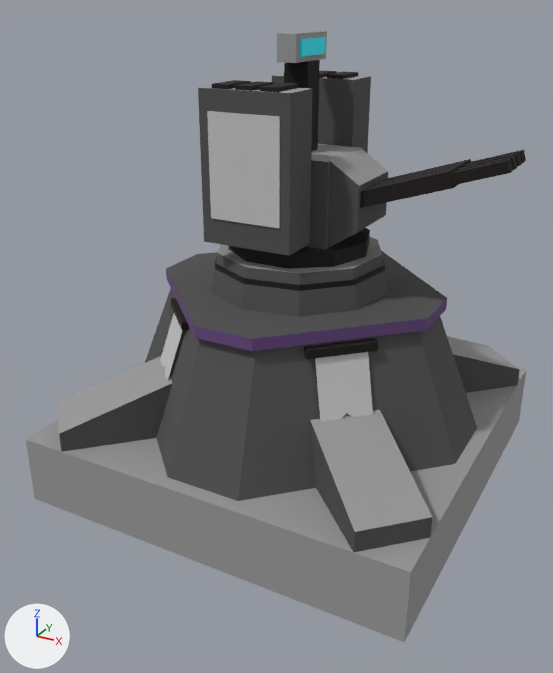
The Blender file art/models/buildings/turret.corrino.blend as it was, and as the next commit left it.
Before and after are seen from a 50 mm camera at (1.42, -2.78, 1.99) aimed at (-0.03, -0.15, 0.68). The axes (+X, +Y, +Z) are drawn at lower left. The lights are the same throughout. The picture after the commit comes second.

Names of what the first picture shows: '_slab', 'body', 'spinner'.
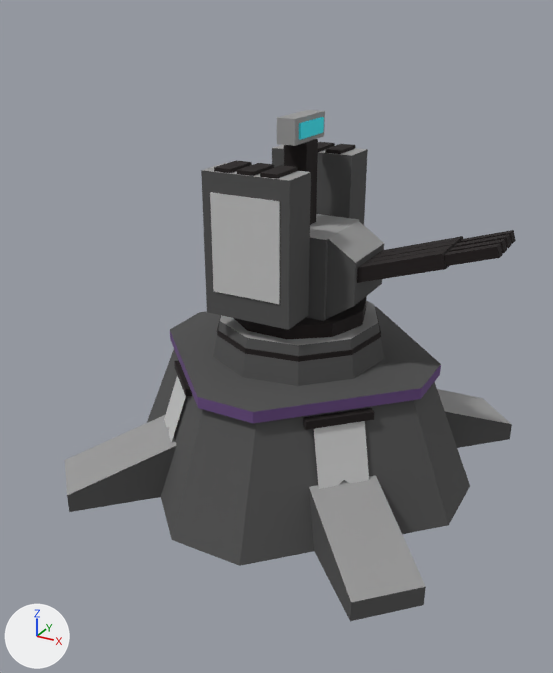
The change, as a list of edits to the scene's bpy script:
```text
Change me_body:
    used by ob_body; location = (0.0, 0.0, 0.0)
    remove me_body.from_pydata(...)  # 156 vertices, 84 faces; spans x -0.85..0.85, y -0.85..0.85, z 0.3..1.04
    add me_body.from_pydata(...)  # 156 vertices, 84 faces; spans x -0.85..0.85, y -0.85..0.85, z 0.0..0.74
    me_body part 1: the whole mesh is moved by (0.0, 0.0, -0.3)
Change ob_spinner:
    ob_spinner.location: (0.0, 0.0, 1.042) -> (0.0, 0.0, 0.742)
Remove ob_slab:
    ob_slab = bpy.data.objects.new('_slab', me_slab)
    ob_slab.location = (0.0, 0.0, 0.0)
```

Boxes (x1, y1, x2, y2) around the edits, measured in the pictures (553 x 673 px):
'body', moved: before (57, 237, 520, 552); after (65, 301, 512, 621)
'spinner', moved: before (198, 31, 526, 269); after (201, 110, 516, 339)
'_slab', deleted: before (26, 367, 527, 642)
